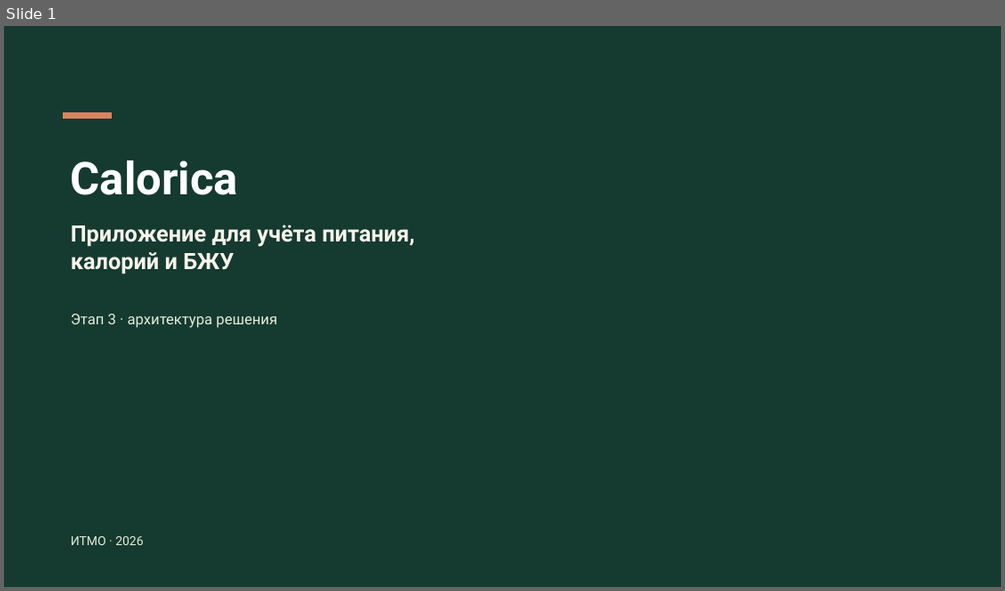
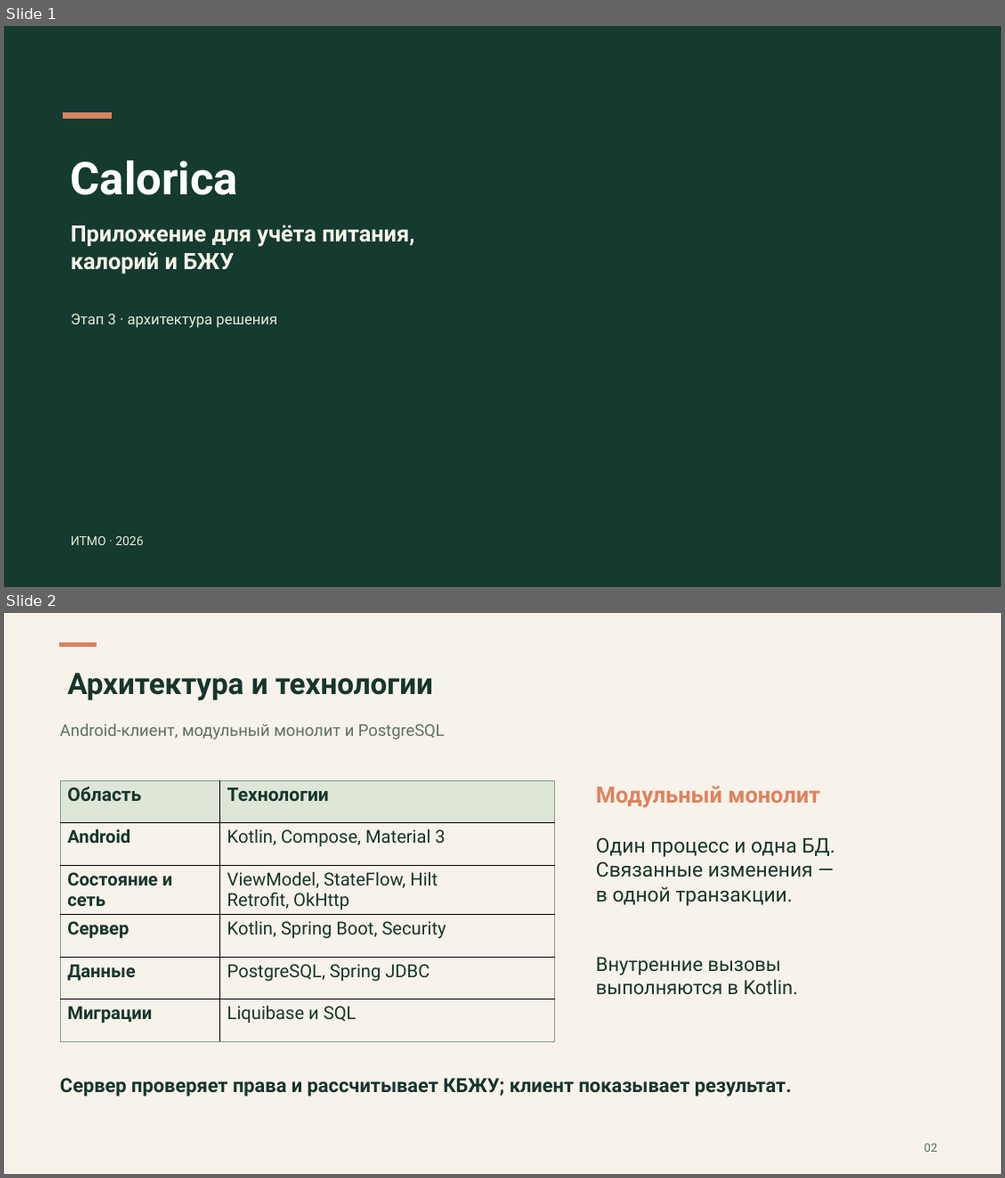
Before and after one commit to rurkk/Calorica, a slide deck: docs/semester-mvp/stage-3/Calorica-stage-3.pptx. Shown one above the other, each under a label of ours: slide 1 before the commit, slides 1 and 2 after it. The pictures are 1005x591 and 1005x1178 pixels, drawn with LibreOffice and Linux fonts; fonts in the diff are those of the drawing; background and template pictures are left out. Boxes give left, top, right and bottom in pixels: in the first picture for what was removed or moved away, otherwise in the second. Text is boxed around its words. In the diff, an @@ line names an element or a change of style, - is before the commit and + after.

```diff
--- a/docs/semester-mvp/stage-3/Calorica-stage-3.pptx
+++ b/docs/semester-mvp/stage-3/Calorica-stage-3.pptx
@@ slide 2 added at (4,613,1001,1174), background #F7F3EA @@
@@ rectangle added at (60,643,96,647), fill #D78461, outline #D78461 0 pt @@
@@ text added at (67,673,433,700), 28.5 pt, text #17352B, bold @@
+Архитектура и технологии
@@ text added at (60,723,445,739), 15.8 pt, text #5E7066 @@
+Android-клиент, модульный монолит и PostgreSQL
@@ table added at (60,780,555,1035), 6 rows, 2 columns @@
+Область | Технологии
+Android | Kotlin, Compose, Material 3
+Состояние и сеть | ViewModel, StateFlow, Hilt / Retrofit, OkHttp
+Сервер | Kotlin, Spring Boot, Security
+Данные | PostgreSQL, Spring JDBC
+Миграции | Liquibase и SQL
@@ text added at (596,786,820,808), 21.8 pt, text #DF825E, bold @@
+Модульный монолит
@@ text added at (596,837,834,906), 19.5 pt, text #17352B @@
+Один процесс и одна БД.
+Связанные изменения —
+в одной транзакции.
@@ text added at (596,957,798,995), 18.8 pt, text #17352B @@
+Внутренние вызовы
+выполняются в Kotlin.
@@ text added at (60,1078,792,1096), 18.8 pt, text #17352B, bold @@
+Сервер проверяет права и рассчитывает КБЖУ; клиент показывает результат.
@@ text added at (924,1143,938,1151), 11.2 pt, text #5E7066 @@
+02
```
Also in this commit, not shown: 7 other slides added, 7 slides removed, 33 other files.
